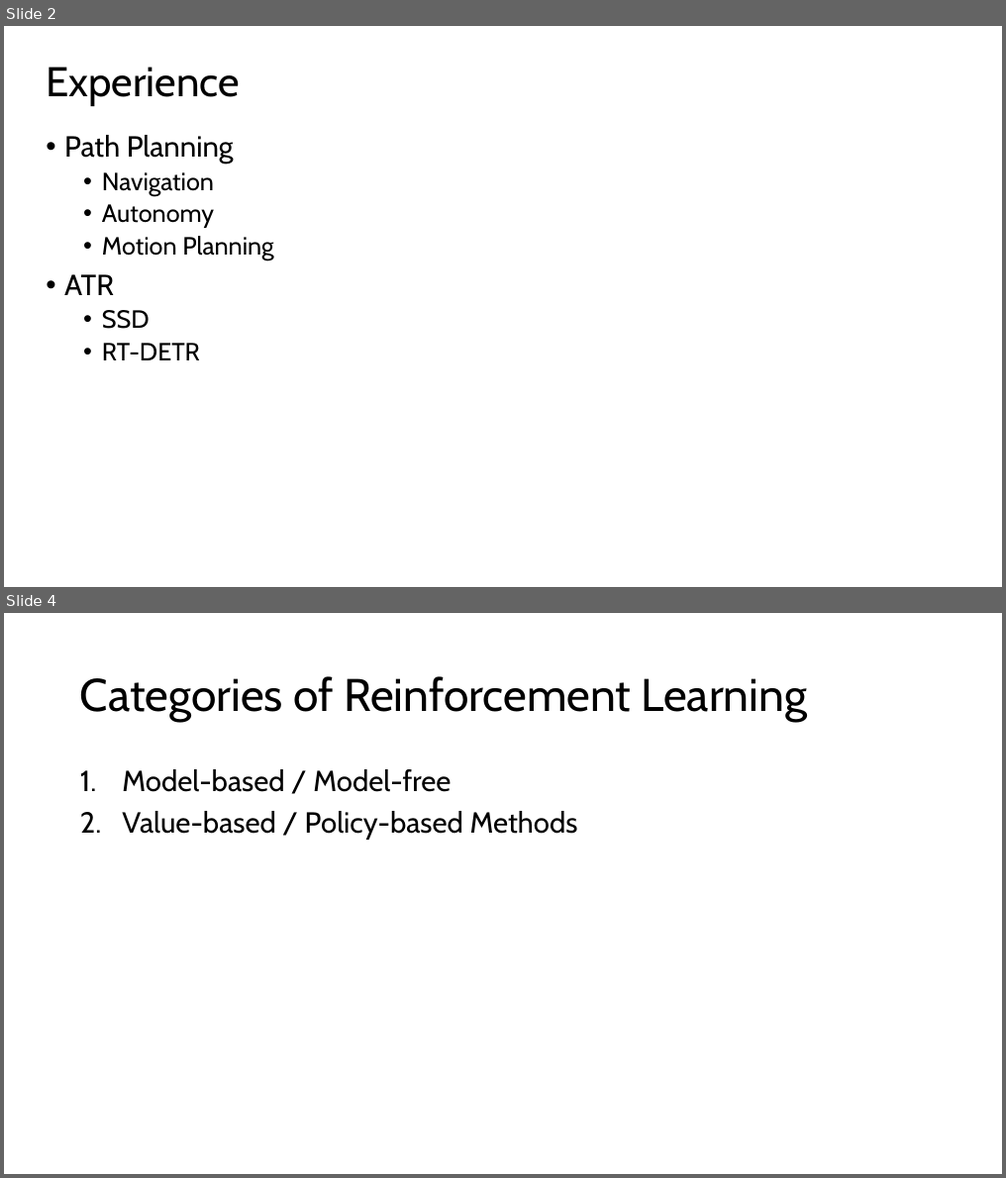
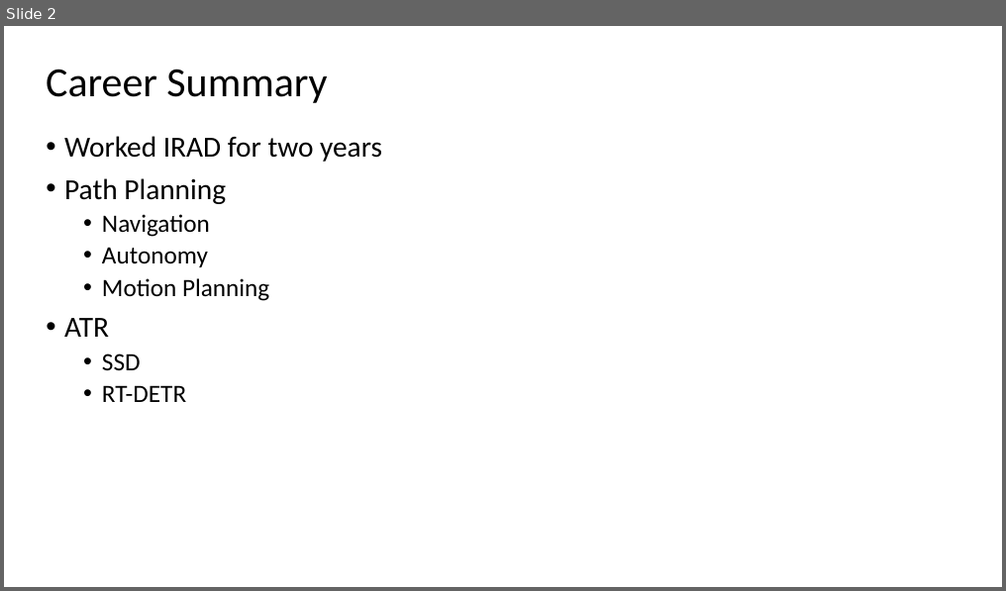
Before and after one commit to akshaygulabrao/flappybird-monorepo, a slide deck: Slides.pptx. Shown one above the other, each under a label of ours: slides 2 and 4 before the commit, slide 2 after it; the slides between them are not shown. The pictures are 1006x1178 and 1006x591 pixels, drawn with LibreOffice and Linux fonts; fonts in the diff are those of the drawing. Boxes give left, top, right and bottom in pixels: in the first picture for what was removed or moved away, otherwise in the second. Text is boxed around its words. In the diff, an @@ line names an element or a change of style, - is before the commit and + after.

```diff
--- a/Slides.pptx
+++ b/Slides.pptx
@@ slide 4 removed at [4, 613, 1002, 1174], background #FFFFFF @@
@@ title removed at [80, 676, 808, 722] @@
-Categories of Reinforcement Learning
@@ text removed at [122, 769, 578, 840] @@
-1. Model-based / Model-free
-2. Value-based / Policy-based Methods
@@ slide 2 changed as well @@
@@ text at [46, 69, 327, 103]: text changed; font Cabin to Calibri @@
-Experience
+Career Summary
@@ text at [64, 136, 382, 162]: paragraph added @@
+• Worked IRAD for two years
@@ text at [64, 178, 269, 402]: font Cabin to Calibri in "Path Planning", "Navigation", "Autonomy", "Motion Planning" and 3 more places @@
```
Also in this commit, not shown: 1 other slide changed, 8 slides added, 13 other slides removed, 6 other files.
